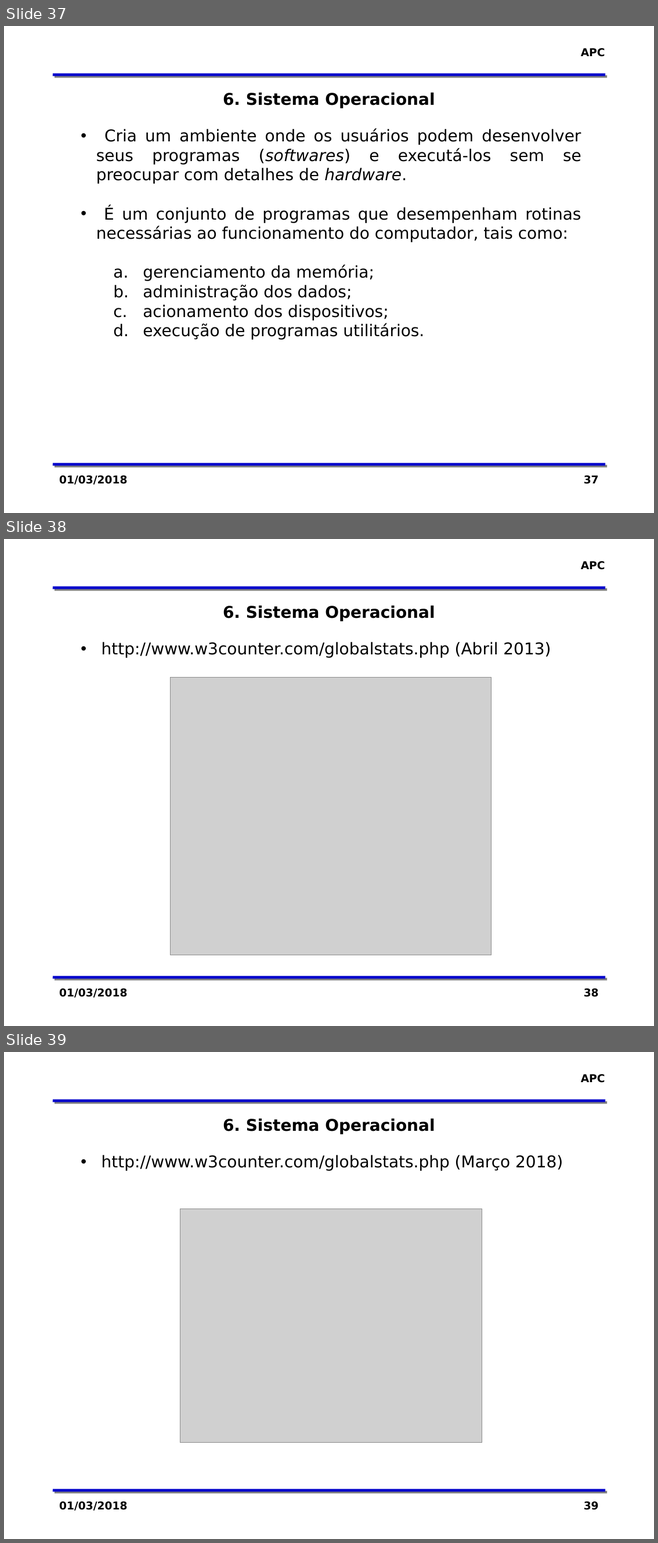
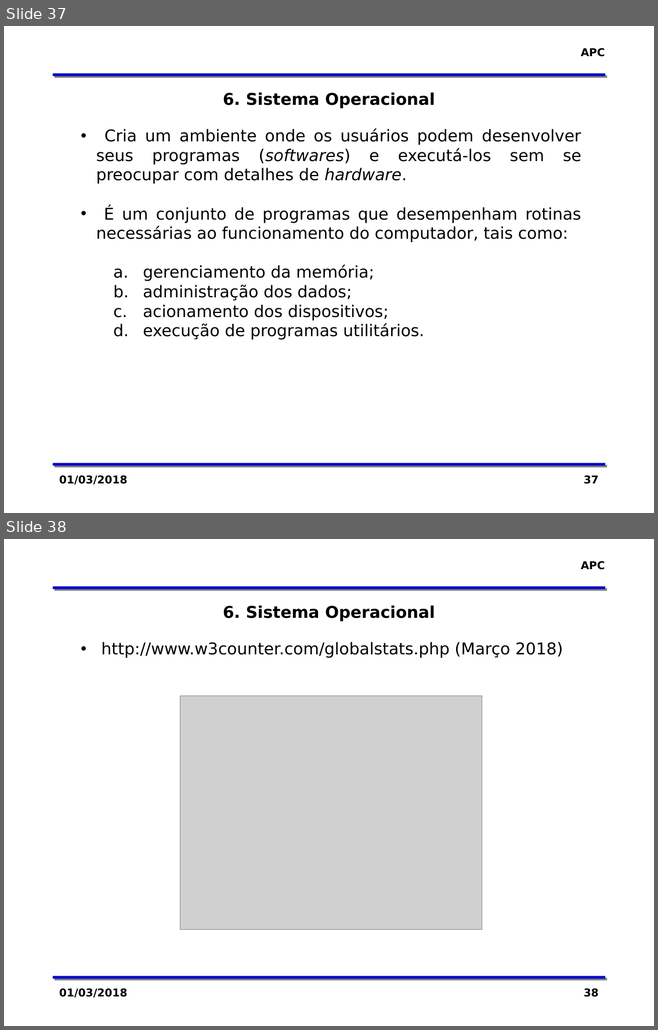
Before and after one commit to zaghetto/Algoritmos, a slide deck: MÓDULOS DE AULA/Módulo 02 - Organização Básica de um Computador.pptx. Shown one above the other, each under a label of ours: slides 37, 38 and 39 before the commit, slides 37 and 38 after it. The pictures are 658x1543 and 658x1030 pixels, drawn with LibreOffice and Linux fonts; fonts in the diff are those of the drawing; grey boxes stand for pictures; background and template pictures are left out. Boxes give left, top, right and bottom in pixels: in the first picture for what was removed or moved away, otherwise in the second. Text is boxed around its words. In the diff, an @@ line names an element or a change of style, - is before the commit and + after.

Commit message:
Module 02 update

```diff
--- a/MÓDULOS DE AULA/Módulo 02 - Organização Básica de um Computador.pptx
+++ b/MÓDULOS DE AULA/Módulo 02 - Organização Básica de um Computador.pptx
@@ slide 38 removed at [4,539,654,1026], background #FFFFFF; not listed: 3 template elements that a slide beside it also shows @@
@@ text removed at [223,605,434,621] @@
-6. Sistema Operacional
@@ text removed at [101,642,550,658] @@
-• http://www.w3counter.com/globalstats.php (Abril 2013)
@@ picture removed at [170,678,491,955] @@
@@ text removed at [59,988,127,998] @@
-01/03/2018
@@ page number removed at [583,988,598,997] @@
-38
@@ what was slide 39 is now slide 38 @@
@@ page number at [583,988,598,997]: text changed @@
-39
+38
```
